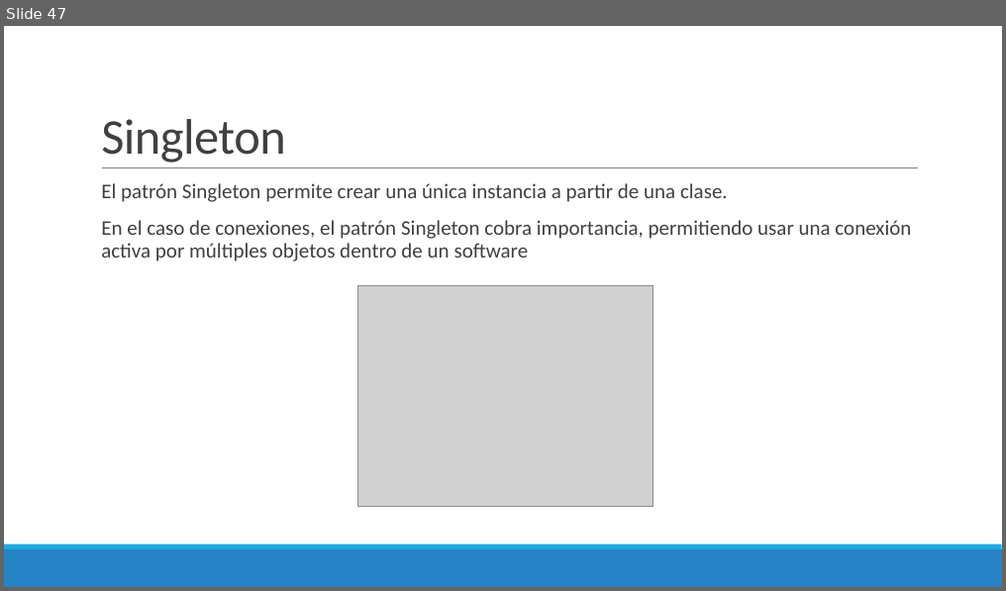
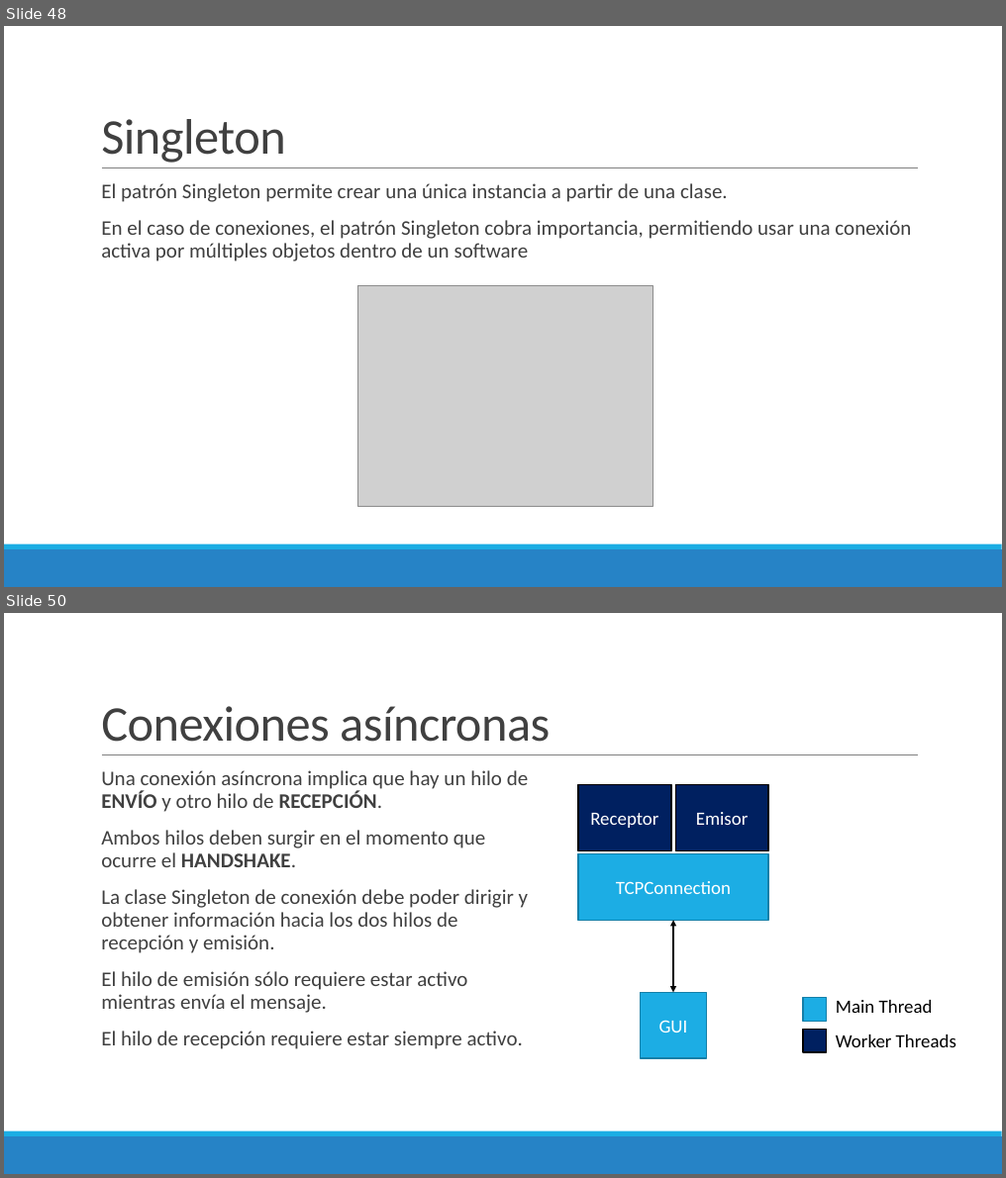
Before and after one commit to Domiciano/ProgramacionEnRed191, a slide deck: Semana 3/Presentación.pptx. Shown one above the other, each under a label of ours: slide 47 before the commit, slides 48 and 50 after it; the slides between them are not shown. The pictures are 1006x591 and 1006x1178 pixels, drawn with LibreOffice and Linux fonts; fonts in the diff are those of the drawing; grey boxes stand for pictures. Boxes give left, top, right and bottom in pixels: in the first picture for what was removed or moved away, otherwise in the second. Text is boxed around its words. In the diff, an @@ line names an element or a change of style, - is before the commit and + after.

Commit message:
Clase del jueves

```diff
--- a/Semana 3/Presentación.pptx
+++ b/Semana 3/Presentación.pptx
@@ slide 50 added at (4,613,1002,1174), background #FFFFFF; not listed: 3 template elements that a slide beside it also shows @@
@@ title added at (101,706,549,742), 48 pt, text #404040 @@
+Conexiones asíncronas
@@ text added at (101,770,528,1050), 20 pt, text #404040 @@
+  Una conexión asíncrona implica que hay un hilo de ENVÍO y otro hilo de RECEPCIÓN.
+  Ambos hilos deben surgir en el momento que ocurre el HANDSHAKE.
+  La clase Singleton de conexión debe poder dirigir y obtener información hacia los dos hilos de recepción y emisión.
+  El hilo de emisión sólo requiere estar activo mientras envía el mensaje.
+  El hilo de recepción requiere estar siempre activo.
@@ rectangle added at (578,785,671,851), fill #002060, outline #000000 1.25 pt, 18 pt, text #FFFFFF @@
+Receptor
@@ rectangle added at (675,785,768,851), fill #002060, outline #000000 1.25 pt, 18 pt, text #FFFFFF @@
+Emisor
@@ rectangle added at (578,854,768,920), fill #1CADE4, outline #1580A9 1.25 pt, 18 pt, text #FFFFFF @@
+TCPConnection
@@ double arrow added from (673, 992) to (673, 920), #000000 1 pt @@
@@ rectangle added at (641,992,706,1059), fill #1CADE4, outline #1580A9 1.25 pt, 18 pt, text #FFFFFF @@
+GUI
@@ rectangle added at (804,998,827,1021), fill #1CADE4, outline #1580A9 1.25 pt @@
@@ text added at (836,1000,933,1013), 18 pt, text #000000 @@
+Main Thread
@@ rectangle added at (804,1029,827,1053), fill #002060, outline #000000 1.25 pt @@
@@ text added at (836,1035,956,1048), 18 pt, text #000000 @@
+Worker Threads
@@ what was slide 47 is now slide 48 @@
```
Also in this commit, not shown: 2 other slides added, 2 other files.
